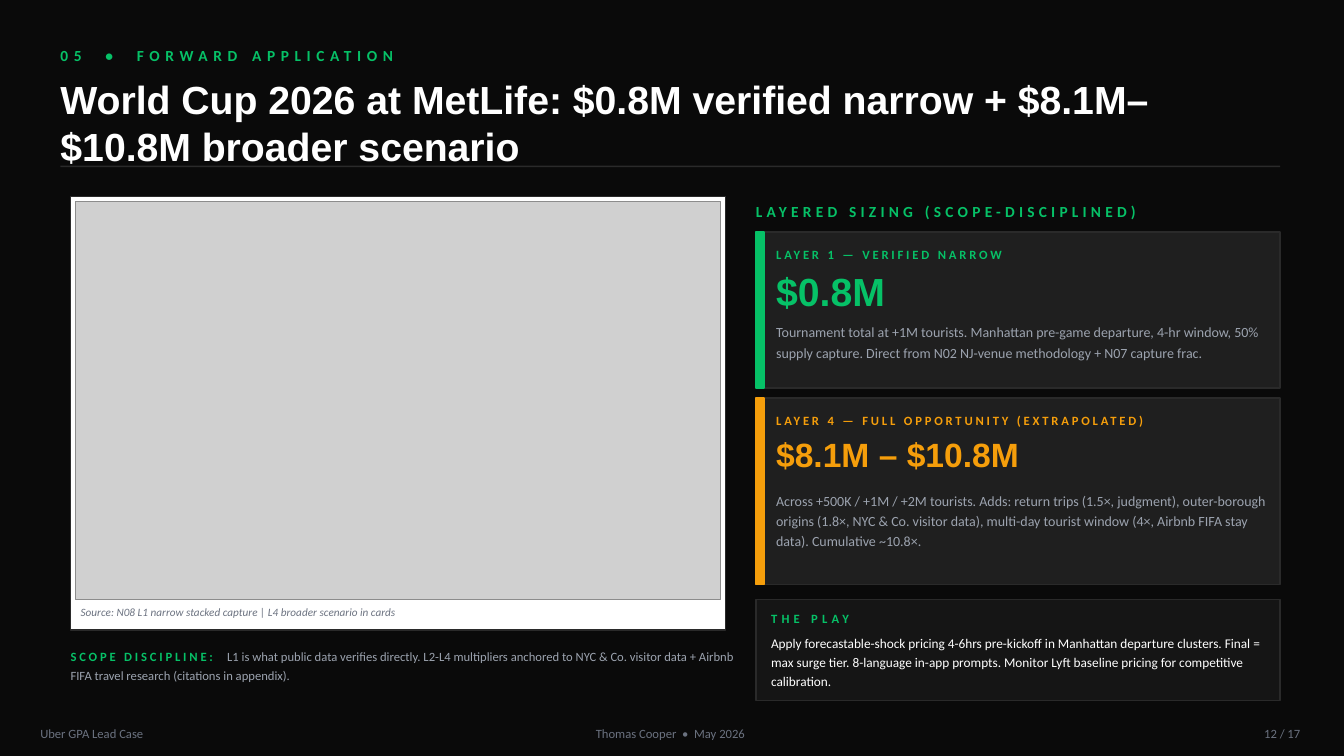
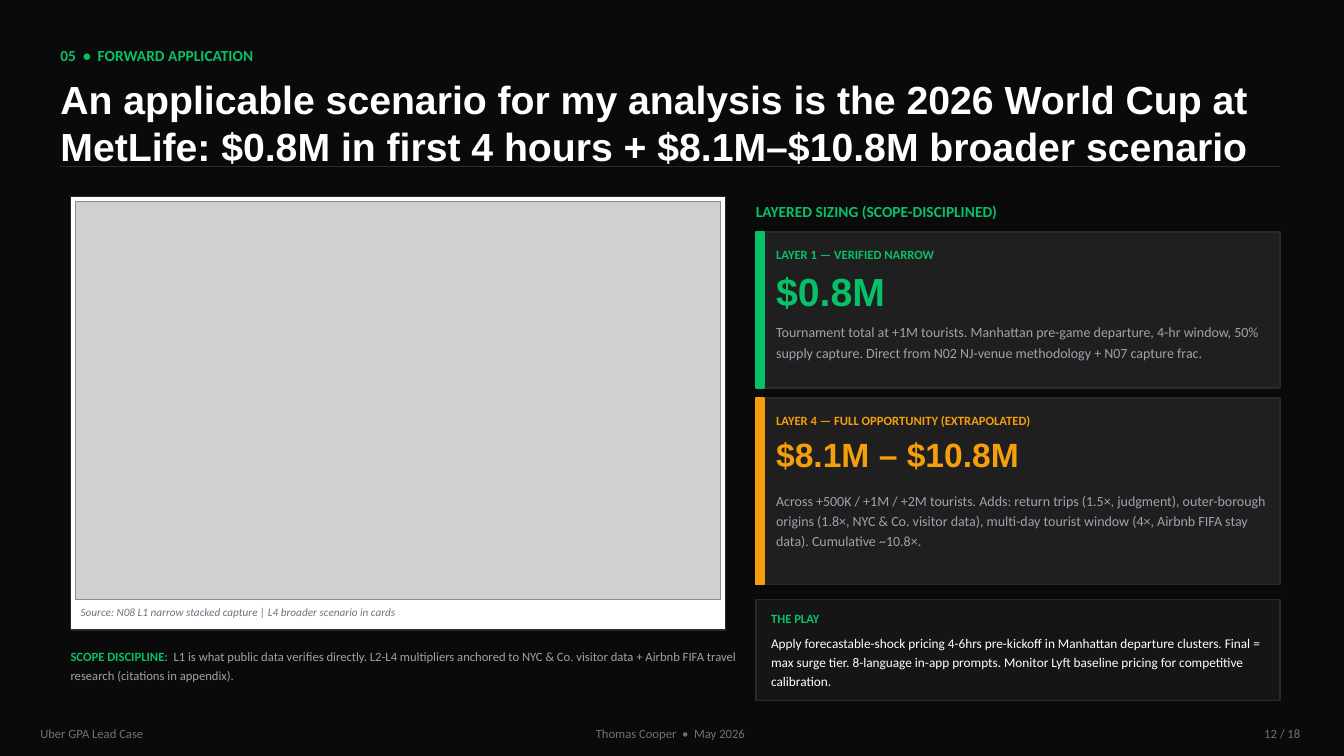
Before and after one commit to Tcooper4/UBER, a slide deck: slide 12 of deck/Cooper_Uber_GPA_Case_Deck.pptx. Drawn at 1344x756 pixels with LibreOffice and Linux fonts; fonts in the diff are those of the drawing; grey boxes stand for pictures. Boxes give left, top, right and bottom in pixels: in the first picture for what was removed or moved away, otherwise in the second. Text is boxed around its words. In the diff, an @@ line names an element or a change of style, - is before the commit and + after.

```diff
--- a/deck/Cooper_Uber_GPA_Case_Deck.pptx
+++ b/deck/Cooper_Uber_GPA_Case_Deck.pptx
@@ text "05 • FORWARD APPLICATION" at bbox=[60, 51, 253, 61]: letter spacing 4 to 0 pt @@
@@ text at bbox=[60, 85, 1248, 164]: text changed @@
-World Cup 2026 at MetLife: $0.8M verified narrow + $8.1M–$10.8M broader scenario
+An applicable scenario for my analysis is the 2026 World Cup at MetLife: $0.8M in first 4 hours + $8.1M–$10.8M broader scenario
@@ text "LAYERED SIZING (SCOPE-DISCIPLINED)" at bbox=[756, 206, 997, 219]: letter spacing 3 to 0 pt @@
@@ text "LAYER 1 — VERIFIED NARROW" at bbox=[776, 250, 934, 259]: letter spacing 2 to 0 pt @@
@@ text "LAYER 4 — FULL OPPORTUNITY ..." at bbox=[776, 416, 1030, 427]: letter spacing 2 to 0 pt @@
@@ text "THE PLAY" at bbox=[771, 615, 819, 623]: letter spacing 3 to 0 pt @@
@@ text "SCOPE DISCIPLINE: L1 is what ..." at bbox=[71, 652, 736, 682]: letter spacing 2 to 0 pt in "SCOPE DISCIPLINE:" @@
@@ text at bbox=[1264, 729, 1300, 738]: text changed @@
-12 / 17
+12 / 18
```
Also in this commit, not shown: 16 other slides changed, 1 slide added, 4 other files.
